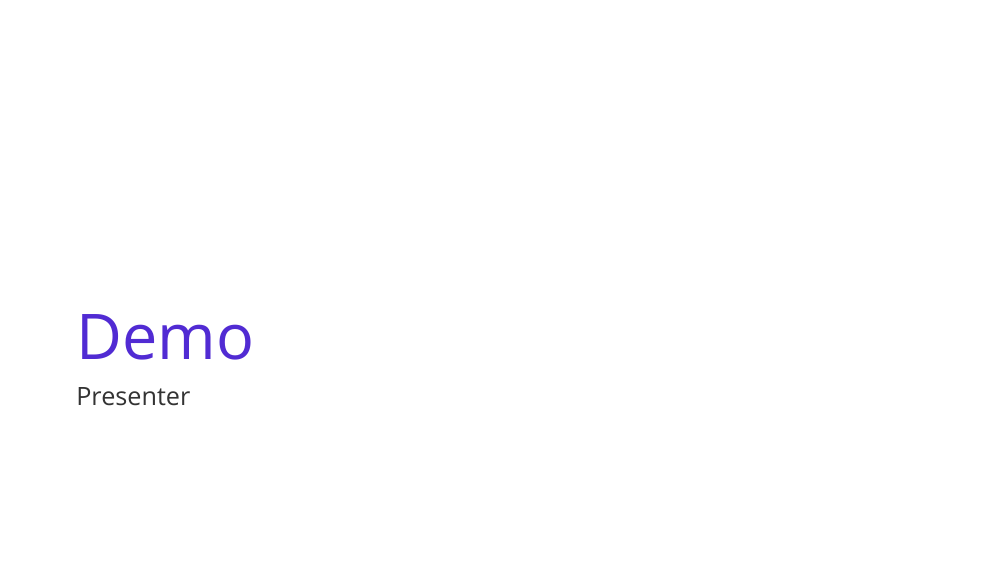
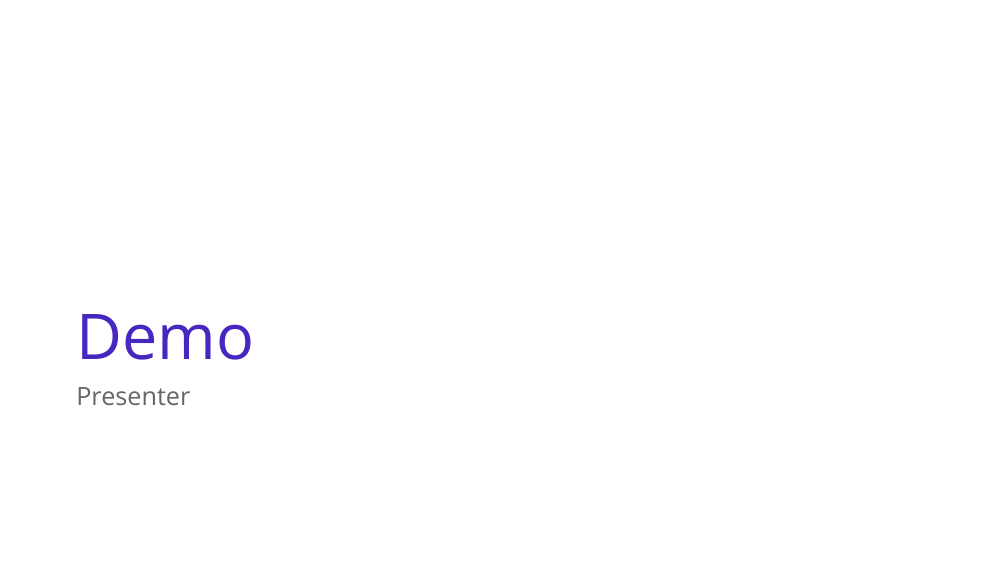
Before and after one commit to dotnet/brand, a slide deck: slide 5 of presentation-template/dotnet-deck-template.odp (slide 6 before the commit). Drawn at 1008x567 pixels with LibreOffice and Linux fonts; fonts in the diff are those of the drawing. Boxes give left, top, right and bottom in pixels: in the first picture for what was removed or moved away, otherwise in the second. Text is boxed around its words. In the diff, an @@ line names an element or a change of style, - is before the commit and + after.

```diff
--- a/presentation-template/dotnet-deck-template.odp
+++ b/presentation-template/dotnet-deck-template.odp
@@ title "Demo" at (x1=76, y1=314, x2=254, y2=360): text colour #512BD3 to #4826C0 @@
@@ text "Presenter" at (x1=76, y1=387, x2=190, y2=405): text colour #333333 to #666666 @@
```
Also in this commit, not shown: 4 other slides changed, 9 slides added, 8 slides removed, 7 other files.
